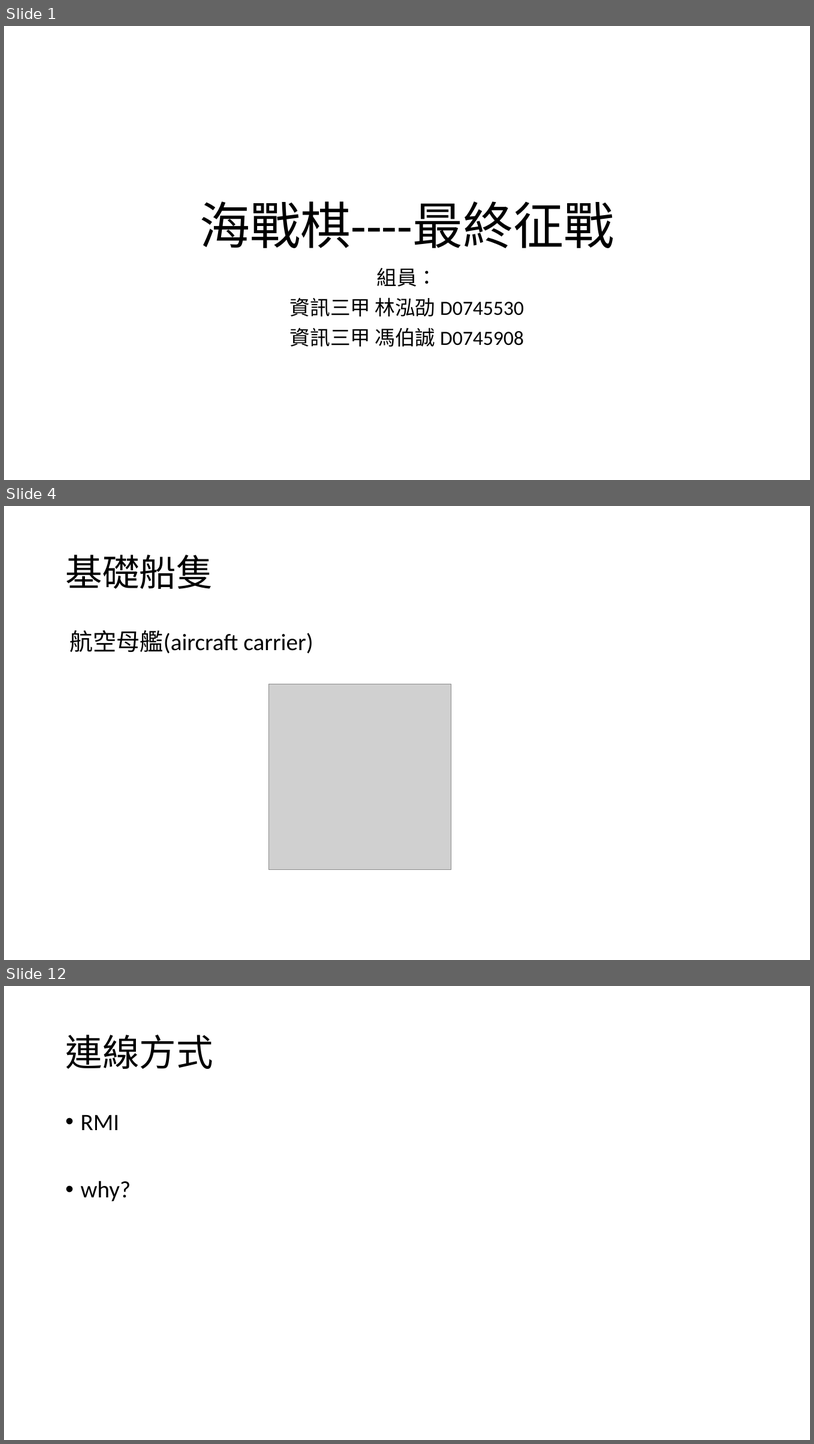
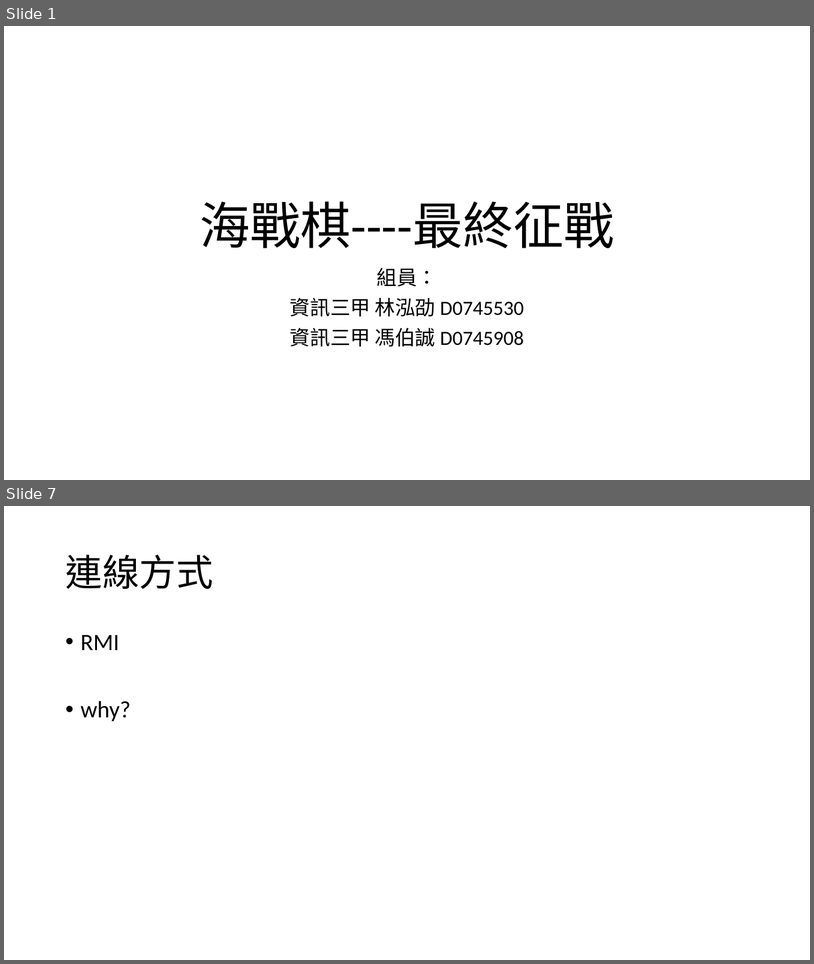
Before and after one commit to Joe-lin-ezra/BattleShip, a slide deck: doc/網路程式設計報告.pptx. Shown one above the other, each under a label of ours: slides 1, 4 and 12 before the commit, slides 1 and 7 after it; the slides between them are not shown. The pictures are 814x1444 and 814x964 pixels, drawn with LibreOffice and Linux fonts; fonts in the diff are those of the drawing; grey boxes stand for pictures. Boxes give left, top, right and bottom in pixels: in the first picture for what was removed or moved away, otherwise in the second. Text is boxed around its words. In the diff, an @@ line names an element or a change of style, - is before the commit and + after.

```diff
--- a/doc/網路程式設計報告.pptx
+++ b/doc/網路程式設計報告.pptx
@@ slide 4 removed at box(4, 506, 810, 960), background #FFFFFF @@
@@ title removed at box(65, 555, 213, 589) @@
-基礎船隻
@@ text removed at box(69, 630, 313, 654) @@
-航空母艦(aircraft carrier)
@@ picture removed at box(269, 684, 451, 870) @@
@@ what was slide 12 is now slide 7 @@
```
Also in this commit, not shown: 5 slides changed, 5 slides added, 6 other slides removed.
